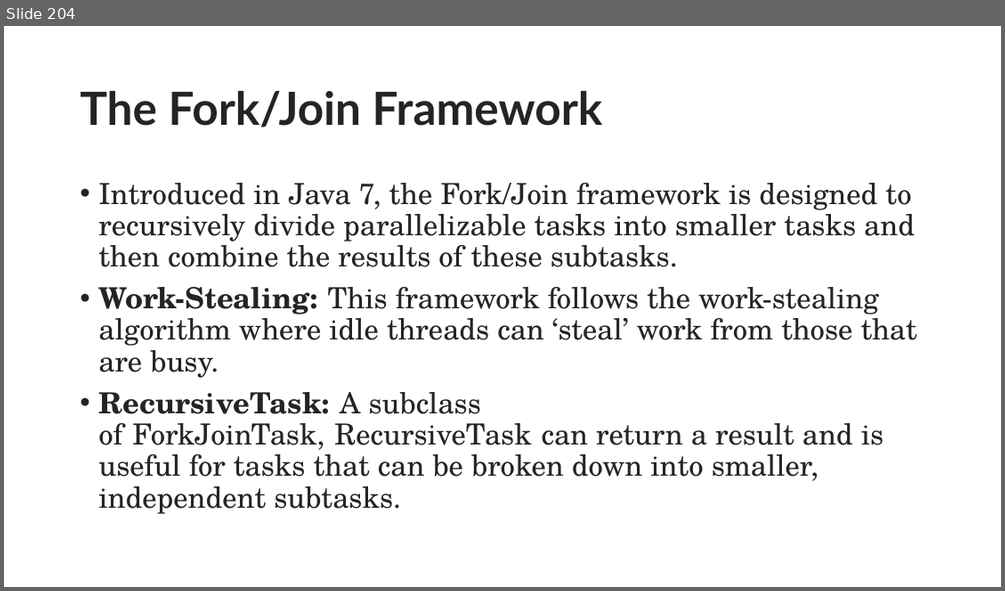
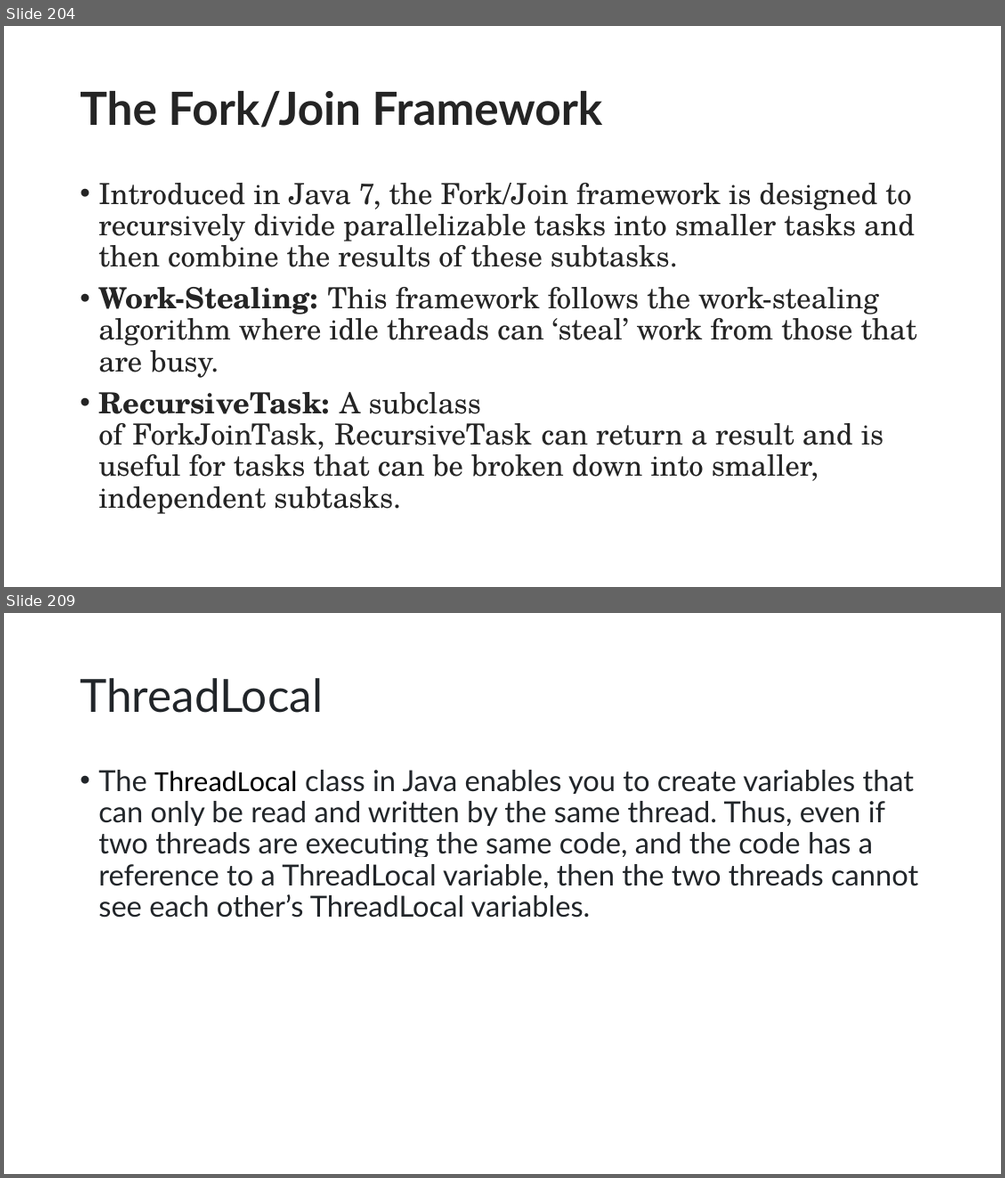
Before and after one commit to maddireddy/Core-Java, a slide deck: Notes/Core_Java.pptx. Shown one above the other, each under a label of ours: slide 204 before the commit, slides 204 and 209 after it; the slides between them are not shown. The pictures are 1005x591 and 1005x1178 pixels, drawn with LibreOffice and Linux fonts; fonts in the diff are those of the drawing. Boxes give left, top, right and bottom in pixels: in the first picture for what was removed or moved away, otherwise in the second. Text is boxed around its words. In the diff, an @@ line names an element or a change of style, - is before the commit and + after.

Commit message:
Updated Thread Java Classes

```diff
--- a/Notes/Core_Java.pptx
+++ b/Notes/Core_Java.pptx
@@ slide 209 added at (4, 613, 1001, 1174), background #FFFFFF @@
@@ title added at (80, 678, 323, 713), 44 pt, text #212529 @@
+ThreadLocal
@@ text added at (98, 770, 918, 917), 28 pt, text #212529 @@
+• The ThreadLocal class in Java enables you to create variables that can only be read and written by the same thread. Thus, even if two threads are executing the same code, and the code has a reference to a ThreadLocal variable, then the two threads cannot see each other’s ThreadLocal variables.
```
Also in this commit, not shown: 4 other slides added, 5 other files.
